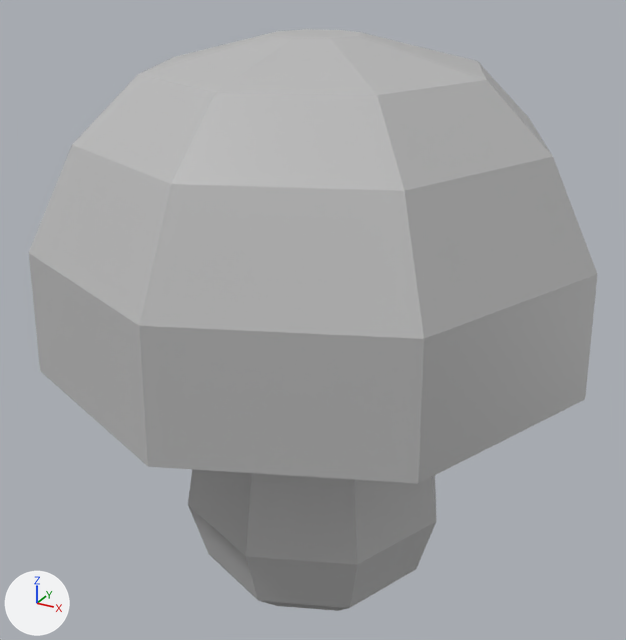
Two versions of the Blender file Balloon/Mushroom.blend, one commit apart.
Rendered twice from a 50 mm lens placed at (3.19, -5.86, 4.7), pointed at (-0.04, 0.02, 1.76). The lights are fixed; the arrows at lower left show +X, +Y and +Z.
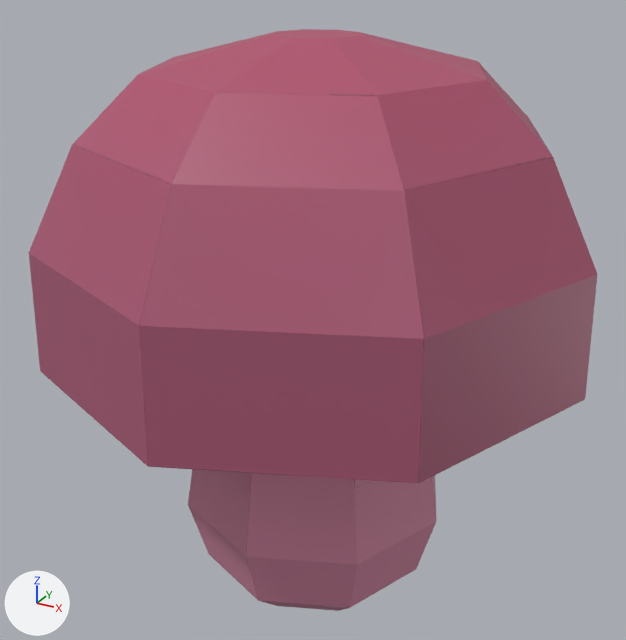
What changed in the scene script:
```text
Add img_mushroom_uv_001:
    img_mushroom_uv_001 = load_image('Mushroom_UV.001', '../UV Maps/Mushroom_1_UV.png', 2048, 2048, 'sRGB')
Change mat_mushroom_uv_001:
    remove mat_mushroom_uv_001.base_color = (0.5, 0.5, 0.5)  # grey #bcbcbc
    add mat_mushroom_uv_001.texture = img_mushroom_uv_001
```

Pixel boxes (x1, y1, x2, y2) of what changed, in the pictures (626 x 640 px):
'Cylinder', surface changed (grey to purple)
    both: (29, 29, 597, 611)
